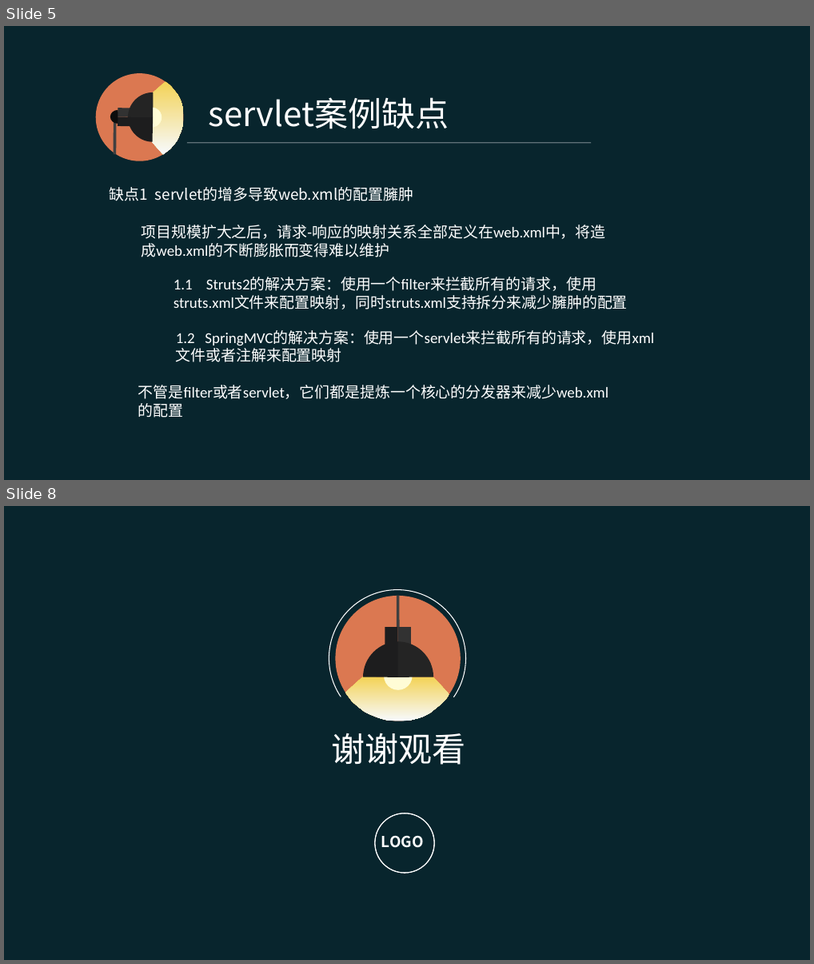
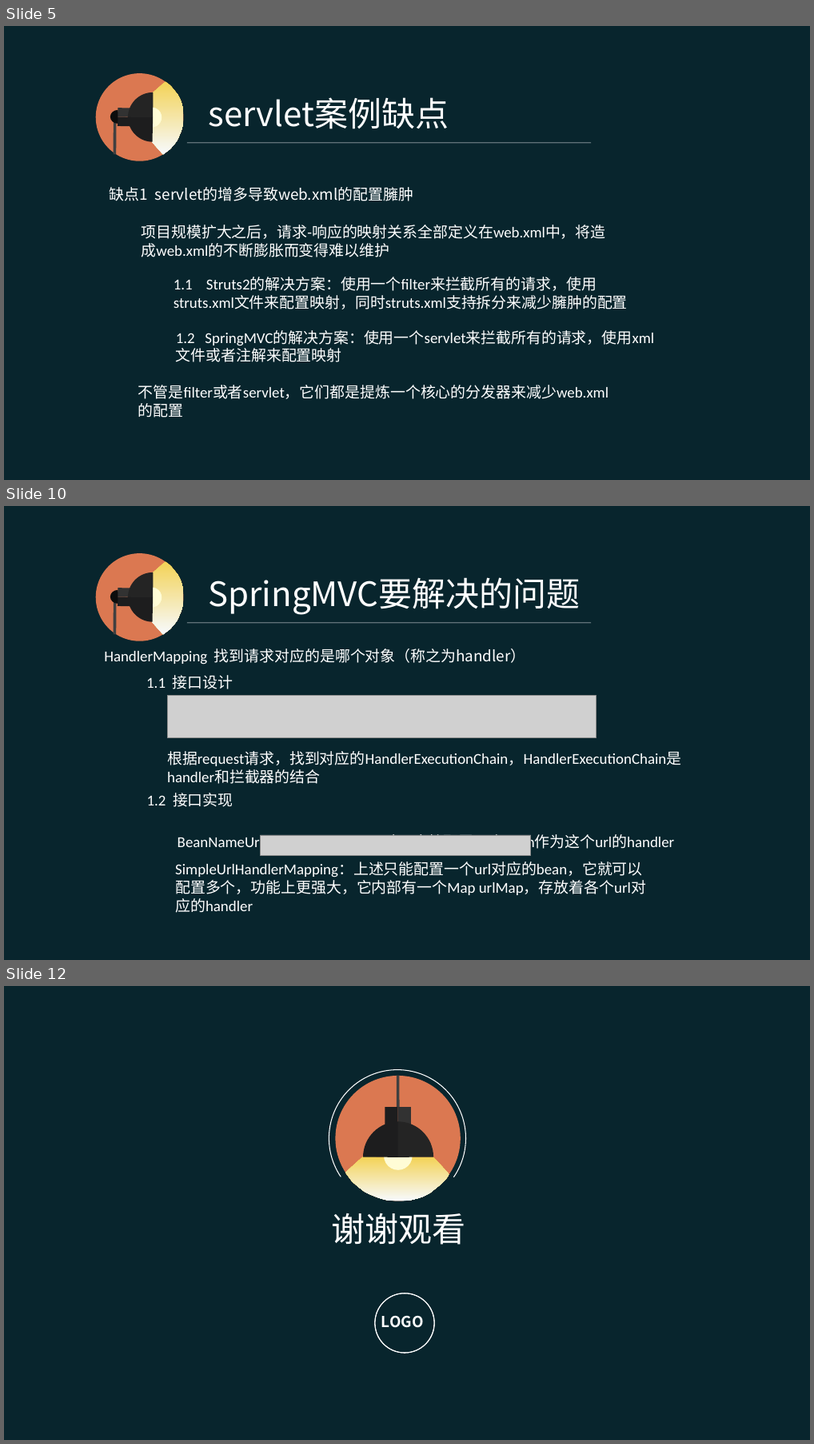
Before and after one commit to pingpangkuangmo/blog, a slide deck: 2015-4/SpringMVC的设计分享.ppt. Shown one above the other, each under a label of ours: slides 5 and 8 before the commit, slides 5, 10 and 12 after it; the slides between them are not shown. The pictures are 814x964 and 814x1444 pixels, drawn with LibreOffice and Linux fonts; fonts in the diff are those of the drawing; grey boxes stand for pictures. Boxes give left, top, right and bottom in pixels: in the first picture for what was removed or moved away, otherwise in the second. Text is boxed around its words. In the diff, an @@ line names an element or a change of style, - is before the commit and + after.

```diff
--- a/2015-4/SpringMVC的设计分享.ppt
+++ b/2015-4/SpringMVC的设计分享.ppt
@@ slide 10 added at (4,506,810,960), background #08252D @@
@@ text added at (209,577,580,615), 40 pt, text #FFFFFF @@
+SpringMVC要解决的问题
@@ group added at (95,552,184,641): 5 freeform shapes, 2 rectangles, 1 ellipse, 1 line @@
@@ line added from (187, 623) to (591, 623), #FFFFFF 0.51 pt @@
@@ text added at (104,648,526,664), 18 pt, text #FFFFFF @@
+HandlerMapping 找到请求对应的是哪个对象（称之为handler）
@@ text added at (146,675,234,689), 18 pt, text #FFFFFF @@
+1.1 接口设计
@@ picture added at (168,696,596,737) @@
@@ text added at (167,751,682,766), 18 pt, text #FFFFFF @@
+根据request请求，找到对应的HandlerExecutionChain，HandlerExecutionChain是handler和拦截器的结合
@@ text added at (147,792,234,807), 18 pt, text #FFFFFF @@
+1.2 接口实现
@@ text added at (178,834,674,851), 18 pt, text #FFFFFF @@
+BeanNameUrlHandlerMapping：对url直接配置一个bean作为这个url的handler
@@ picture added at (260,835,531,855) @@
@@ text added at (175,862,646,895), 18 pt, text #FFFFFF @@
+SimpleUrlHandlerMapping：上述只能配置一个url对应的bean，它就可以配置多个，功能上更强大，它内部有一个Map urlMap，存放着各个url对应的handler
@@ what was slide 8 is now slide 12 @@
```
Also in this commit, not shown: 1 slide changed, 4 other slides added, 1 slide removed.
